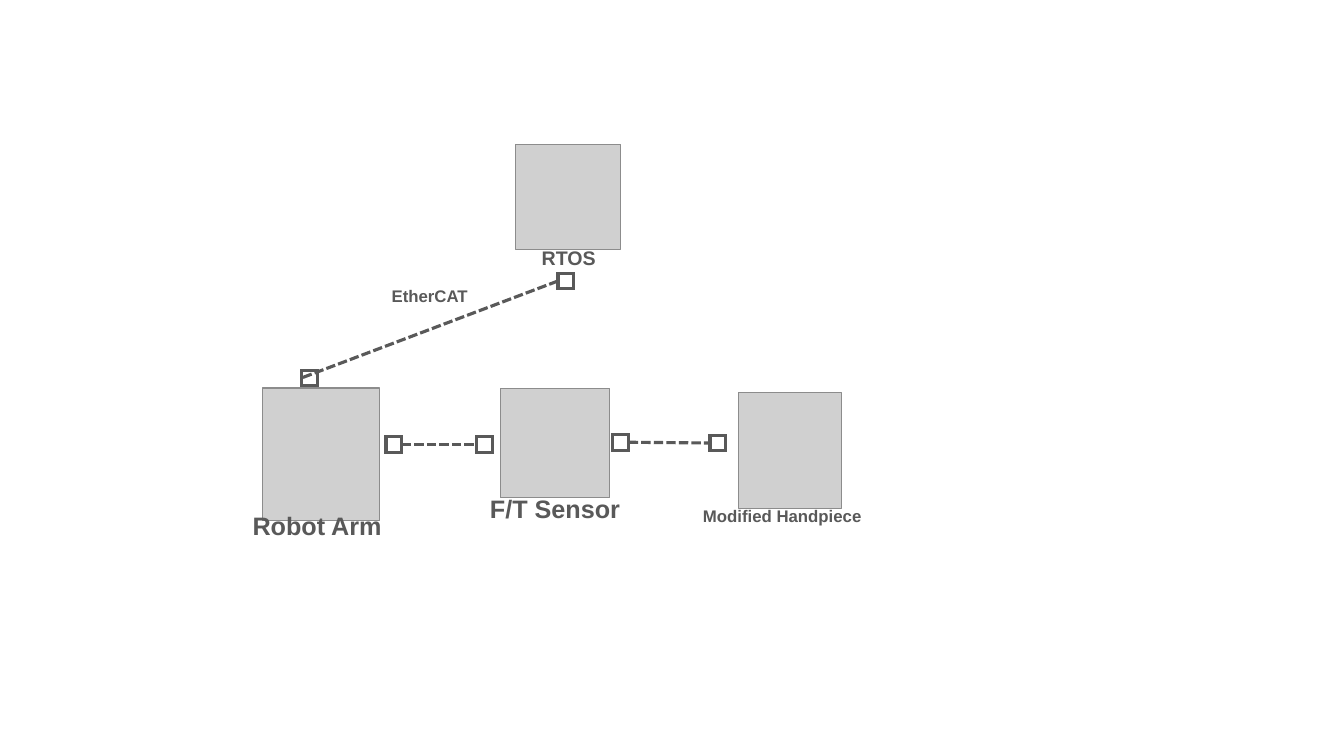
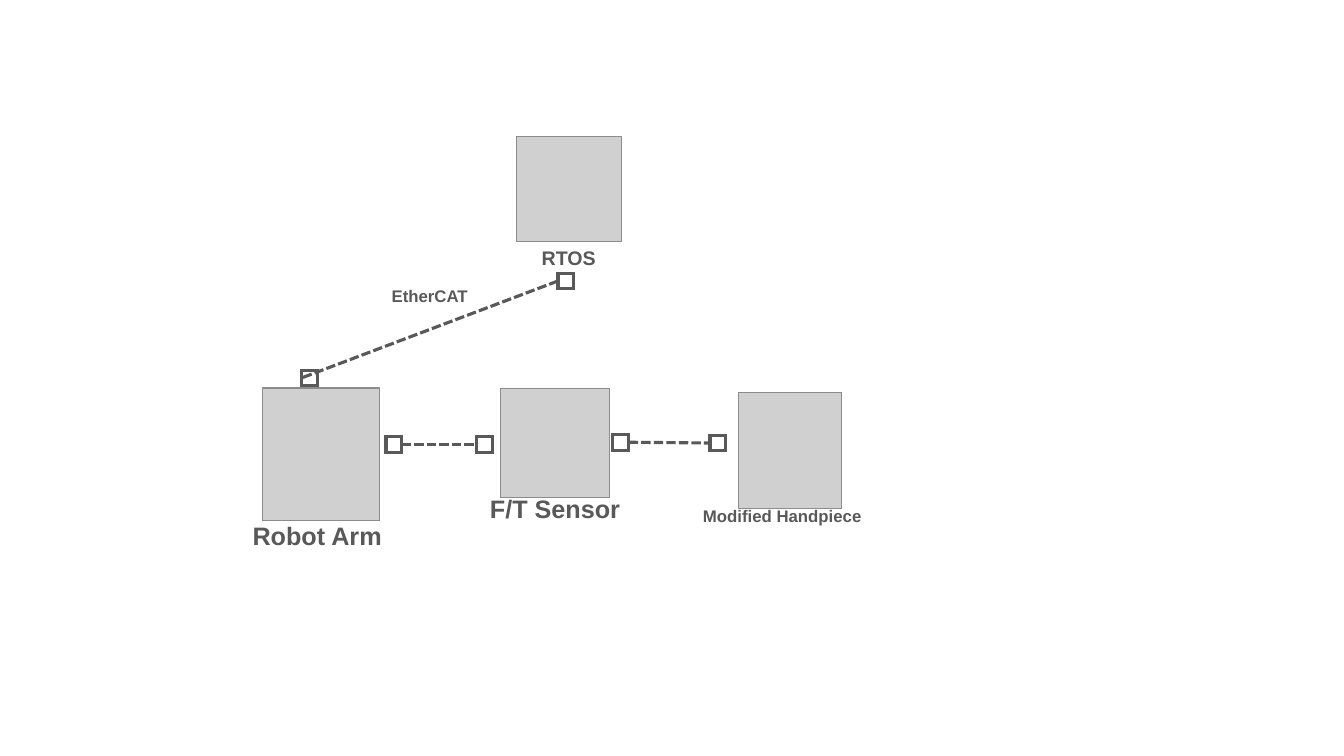
Before and after one commit to yichan0428/MS_thesis, a slide deck: slide 14 of 009YiChan/Chan's thesis/Images/Original/ppt.pptx. Drawn at 1344x756 pixels with LibreOffice and Linux fonts; fonts in the diff are those of the drawing; grey boxes stand for pictures. Boxes give left, top, right and bottom in pixels: in the first picture for what was removed or moved away, otherwise in the second. Text is boxed around its words. In the diff, an @@ line names an element or a change of style, - is before the commit and + after.

```diff
--- a/009YiChan/Chan's thesis/Images/Original/ppt.pptx
+++ b/009YiChan/Chan's thesis/Images/Original/ppt.pptx
@@ picture: place and size @@
-picture at bbox=[516, 144, 621, 249]
+picture at bbox=[516, 137, 621, 242]
@@ text "Robot Arm" rewrapped from bbox=[253, 514, 381, 540] to bbox=[253, 526, 381, 545] @@
```
Also in this commit, not shown: 2 other slides changed, 1 slide added, 38 other files.
